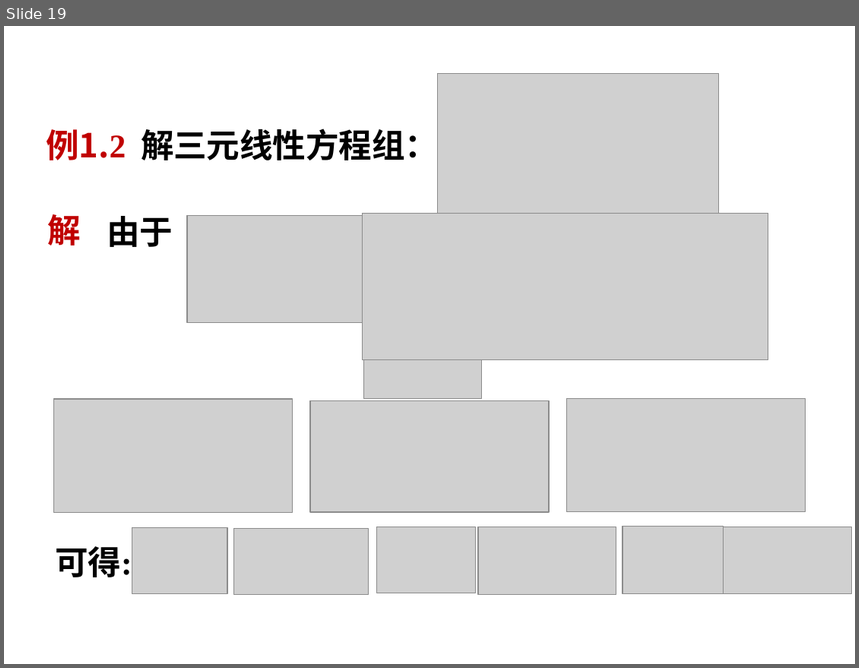
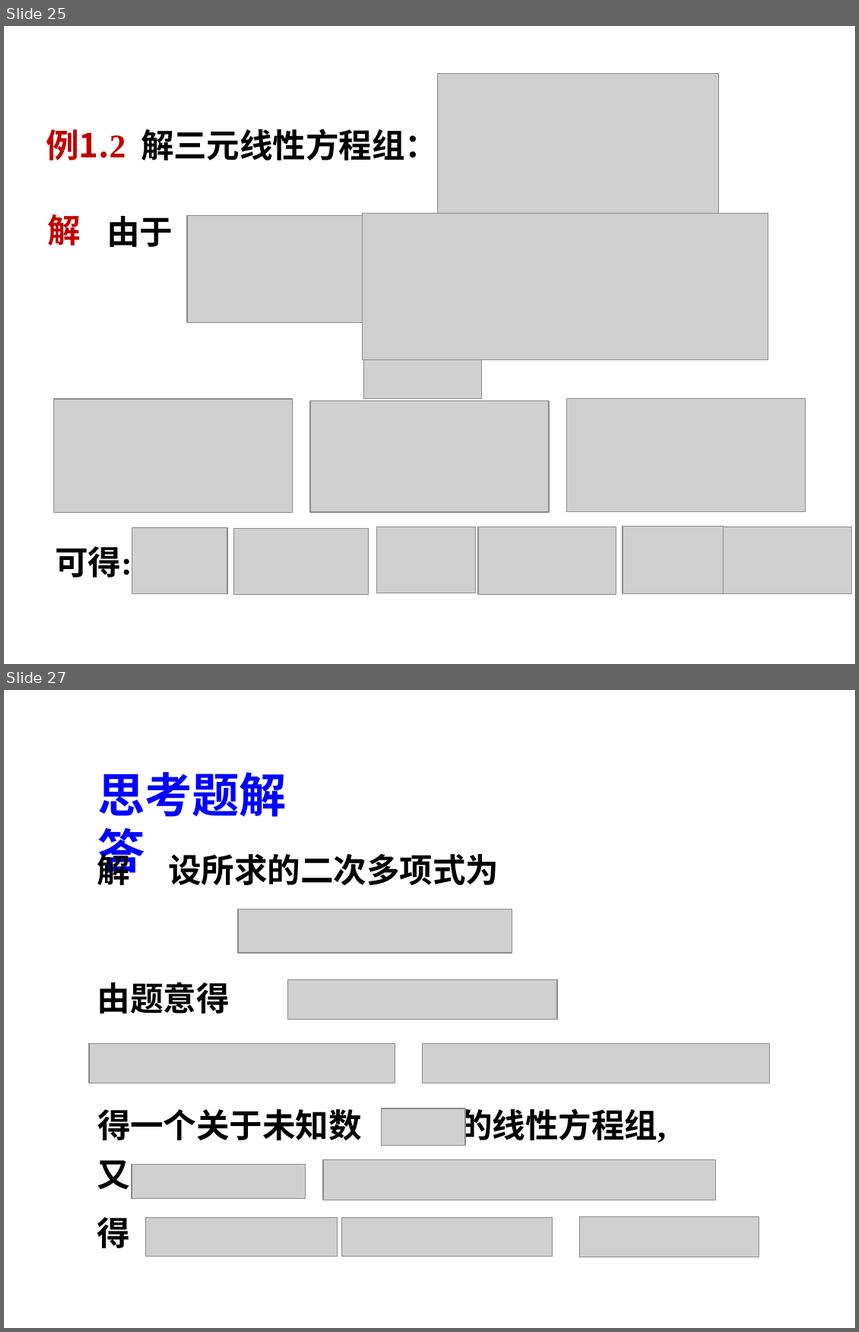
Before and after one commit to zeemeil/zeemeil.github.io, a slide deck: files/2025_2_LM/0930_0101.pptx. Shown one above the other, each under a label of ours: slide 19 before the commit, slides 25 and 27 after it; the slides between them are not shown. The pictures are 859x668 and 859x1332 pixels, drawn with LibreOffice and Linux fonts; fonts in the diff are those of the drawing; grey boxes stand for pictures; background and template pictures are left out. Boxes give left, top, right and bottom in pixels: in the first picture for what was removed or moved away, otherwise in the second. Text is boxed around its words. In the diff, an @@ line names an element or a change of style, - is before the commit and + after.

```diff
--- a/files/2025_2_LM/0930_0101.pptx
+++ b/files/2025_2_LM/0930_0101.pptx
@@ slide 27 added at bbox=[4, 690, 855, 1328], background picture (left out) @@
@@ text added at bbox=[97, 772, 287, 881], 40 pt, text #0000FF, bold @@
+思考题解答
@@ text added at bbox=[97, 849, 131, 891], 28 pt, text #000000, bold @@
+解
@@ text added at bbox=[168, 854, 499, 885], 28 pt, text #000000, bold @@
+设所求的二次多项式为
@@ picture added at bbox=[238, 910, 512, 953] @@
@@ text added at bbox=[97, 982, 230, 1014], 28 pt, text #000000, bold @@
+由题意得
@@ picture added at bbox=[287, 980, 557, 1019] @@
@@ picture added at bbox=[89, 1044, 395, 1083] @@
@@ picture added at bbox=[423, 1044, 770, 1083] @@
@@ text added at bbox=[97, 1108, 666, 1146], 28 pt, text #000000, bold @@
+得一个关于未知数 的线性方程组,
@@ picture added at bbox=[381, 1109, 465, 1145] @@
@@ text added at bbox=[97, 1160, 131, 1190], 28 pt, text #000000, bold @@
+又
@@ picture added at bbox=[132, 1165, 305, 1199] @@
@@ picture added at bbox=[323, 1160, 715, 1200] @@
@@ text added at bbox=[97, 1217, 131, 1249], 28 pt, text #000000, bold @@
+得
@@ picture added at bbox=[146, 1217, 338, 1257] @@
@@ picture added at bbox=[342, 1217, 552, 1257] @@
@@ picture added at bbox=[579, 1217, 759, 1257] @@
@@ what was slide 19 is now slide 25 @@
```
Also in this commit, not shown: 1 slide changed, 8 other slides added, 2 other files.
